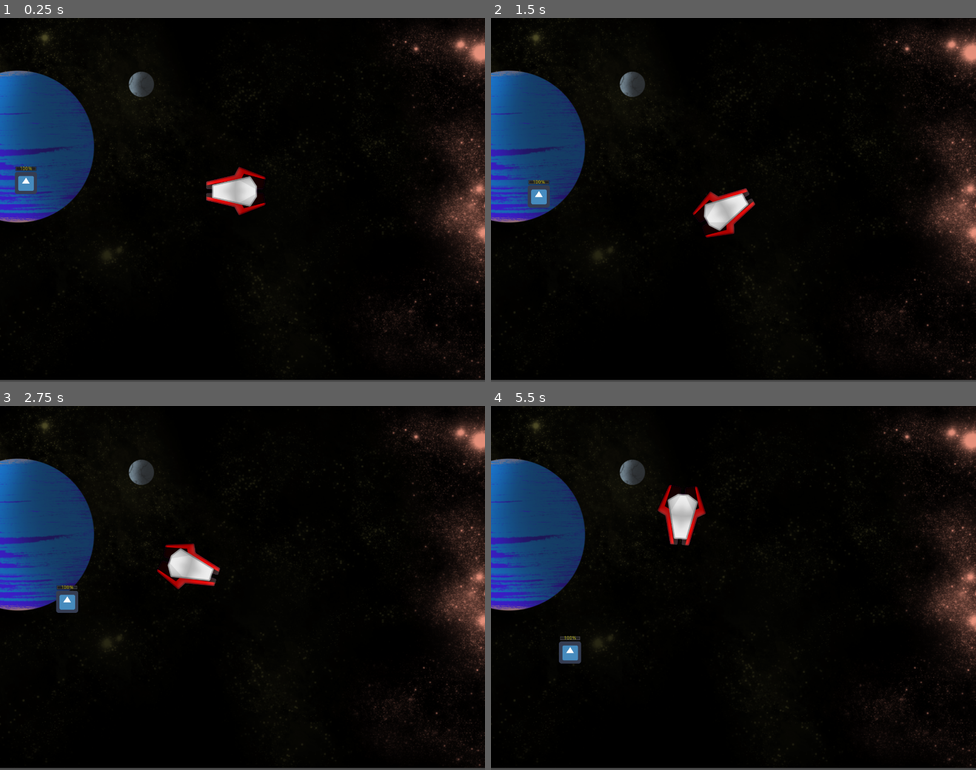
Above: before the commit, frames 1-4 (two rows, left to right).
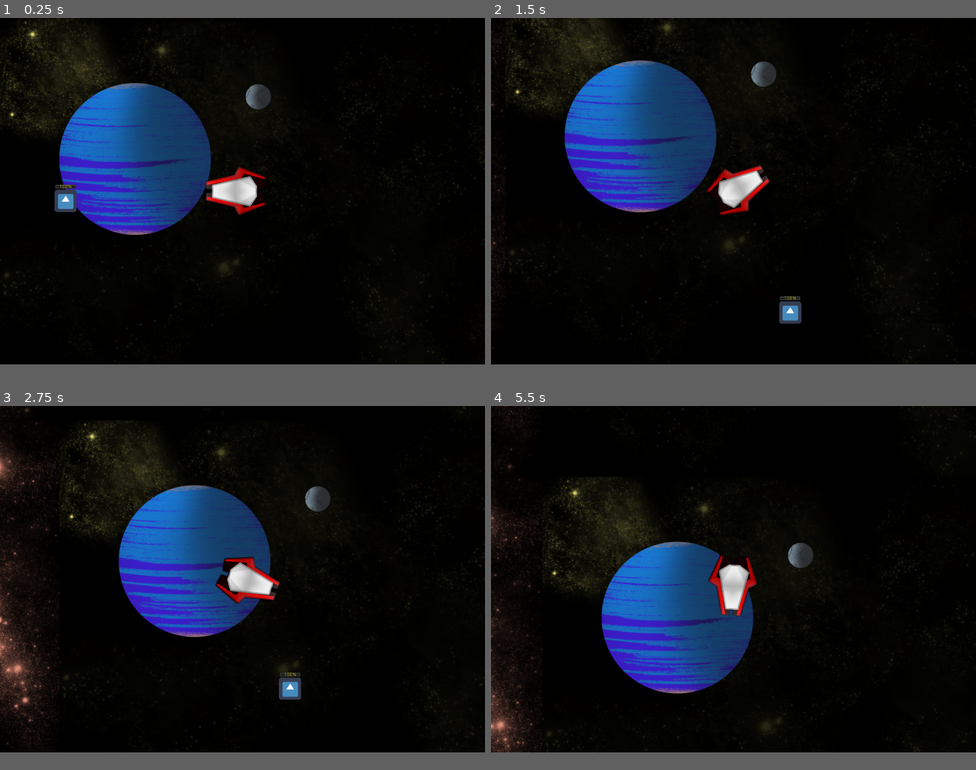
Above: after the commit, the same moments.

Repository: orelll/SpaceShooter
Game: Godot game, scene res://Player.tscn
The game is run twice, just before and just after one commit, with the same random seed, the same clock (stepped at 60 frames per second) and the same inputs. The engine's default icon, where the game draws it, is replaced by a stand-in: a white triangle on a blue panel in a dark square.
Inputs:
- Up to frame 1 (0.25 s): no input
- Up to frame 2 (1.5 s): tap Enter (ui_accept) at 0.5, 0.77 s; hold Right (ui_right) 0.53-1.28 s; hold Down (ui_down) from 1.28 s (still down)
- Up to frame 3 (2.75 s): tap Enter (ui_accept) at 1.52 s; release Down (ui_down) at 2.03 s; hold Right (ui_right) from 2.03 s (still down)
- Up to frame 4 (5.5 s): release Right (ui_right) at 2.78 s; hold Up (ui_up) 2.78-3.53 s; tap Enter (ui_accept) at 3.02, 3.77, 4.52 s; hold Left (ui_left) 3.53-5.03 s; hold Down (ui_down) from 5.03 s (still down)
In our replay, the window is 800x600 before the commit and 800x571 after it. These sizes can differ from the game's own. Grey fills any space a smaller window leaves; there, only what the larger window draws over its background counts as a difference.

The runs differ from the first frame. In frame 1, 22% of the frame differs, in the area x 0-100%, y 0-100%; in frame 2, 25%; in frame 3, 26%; in frame 4, 26%.
Error before the commit: Invalid call. Nonexistent function 'add_child' in base 'Vector2'. (res://Player.gd:77)
Error after the commit: Invalid call. Nonexistent function 'add_child' in base 'Vector2'. (res://Player.gd:70)

Commit message:
to jest w miarę ok

Diff:
--- /dev/null
+++ b/AnimatedSprite.gd
@@ -0,0 +1,12 @@
+#extends AnimatedSprite
+#
+#func _ready():
+#	get_tree().get_root().connect("size_changed", self, "on_resize")
+#
+#func on_resize():
+#	var viewportWidth = get_viewport().size.x
+#	var viewportHeight = get_viewport().size.y
+#	var scale = viewportWidth / this.texture.get_size().x
+#
+#	$ParallaxBackground/ParallaxLayer/AnimatedSprite.set_position(Vector2(viewportWidth/2, viewportHeight/2))
+#	$ParallaxBackground/ParallaxLayer/AnimatedSprite.set_scale(Vector2(scale, scale))
--- a/Player.gd
+++ b/Player.gd
@@ -12,20 +12,13 @@
 
 # Called when the node enters the scene tree for the first time.
 func _ready():
-	#OS.set_window_maximized(true)
-	OS.window_size = Vector2(1400,1050)
-	print('viewport size: ' + str(get_viewport().size))
-	print('root size: ' + str(get_tree().get_root().size))
+
 	screen_size = get_viewport().size
 	root = get_tree().get_root().size
 	hide()
 	var pos = Vector2(screen_size.x / 2, screen_size.y / 2)
 	start(pos)
 	spawn_target()
-	get_tree().get_root().connect("size_changed", self, "myfunc")
-
-func myfunc():
-    print("Resizing: ", get_viewport_rect().size)
 
 func start(pos):
     position = pos
@@ -66,8 +59,8 @@
 	rotation += rotation_dir * rotation_speed * delta
 	velocity = move_and_slide(velocity)
 
-	position.x = clamp(position.x, 0, screen_size.x)
-	position.y = clamp(position.y, 0, screen_size.y)
+#	position.x = clamp(position.x, 0, screen_size.x)
+#	position.y = clamp(position.y, 0, screen_size.y)
 
 func shot():
 	var found = load("res://Shot.tscn")
@@ -92,14 +85,3 @@
 	root.call_deferred("add_child",targetInstance)
 	targetInstance.show()
 	print(str(targetInstance.position))
-
-
-
-func _on_AnimatedSprite_item_rect_changed():
-	print('viewport size: ' + str(get_viewport().size))
-	print('root size: ' + str(get_tree().get_root().size))
-
-
-func _on_Node2D_item_rect_changed():
-	print('viewport size: ' + str(get_viewport().size))
-	print('root size: ' + str(get_tree().get_root().size))
--- a/Player.tscn
+++ b/Player.tscn
@@ -15,14 +15,6 @@
 [sub_resource type="CapsuleShape2D" id=2]
 radius = 68.2774
 height = 34.4258
-
-[sub_resource type="SpriteFrames" id=3]
-animations = [ {
-"frames": [ ExtResource( 3 ) ],
-"loop": true,
-"name": "default",
-"speed": 5.0
-} ]
 
 [node name="Node2D" type="Node2D"]
 
@@ -41,10 +33,14 @@
 rotation = -1.59942
 shape = SubResource( 2 )
 
+[node name="Camera2D" type="Camera2D" parent="Player"]
+current = true
+
 [node name="ParallaxBackground" type="ParallaxBackground" parent="."]
 
 [node name="ParallaxLayer" type="ParallaxLayer" parent="ParallaxBackground"]
+motion_mirroring = Vector2( 1920, 1080 )
 
-[node name="AnimatedSprite" type="AnimatedSprite" parent="ParallaxBackground/ParallaxLayer"]
-position = Vector2( 622.665, 503.991 )
-frames = SubResource( 3 )
+[node name="Sprite" type="Sprite" parent="ParallaxBackground/ParallaxLayer"]
+texture = ExtResource( 3 )
+centered = false
--- a/project.godot
+++ b/project.godot
@@ -23,6 +23,8 @@
 
 window/size/width=1400
 window/size/height=1000
+window/stretch/mode="viewport"
+window/stretch/aspect="keep_width"
 
 [rendering]
 
--- a/target.gd
+++ b/target.gd
@@ -7,16 +7,28 @@
 var angle
 var angleChanged = false
 var direction = Vector2(1,1)
-var screen_size = Vector2(500,500)
+var screen_size
 var velocity = Vector2()
 
 func _ready():
+	update_screen_size()
 	$Health.value = 100
 	changeAngle()
 	show()
 	$AnimatedSprite.play("default")
 
+func _on_screen_exited():
+	var player = find_node_by_name(get_tree().get_root(), "Player")
+	direction.x = direction.x * -1
+	direction.y = direction.y * -1
+	print('exited screen! Direction: ' + str(direction))
+
+
+func update_screen_size():
+	screen_size = get_viewport().size
+
 func _physics_process(delta):
+	update_screen_size()
 
 	if OS.get_time().second % 2 == 0 and !angleChanged:
 		changeAngle()
@@ -26,17 +38,6 @@
 
 	ProcessVelocity()
 
-	var checkX = clamp(velocity.x, 0, screen_size.x)
-	var checkY = clamp(velocity.y, 0, screen_size.y)
-
-	if checkX != velocity.x:
-		direction.x = direction.x * -1
-		ProcessVelocity()
-
-	if checkY != velocity.y:
-		direction.y = direction.y * -1
-		ProcessVelocity()
-
 	var collision = move_and_collide(velocity)
 
 	if collision != null:
@@ -44,11 +45,9 @@
 		if collision.collider.name == 'Shot':
 			GotHit(collision.collider)
 
-	position.x = clamp(position.x, 0, screen_size.x)
-	position.y = clamp(position.y, 0, screen_size.y)
 
 func ProcessVelocity():
-	velocity = Vector2(sin(angle) * movementSpeed, cos(angle) * movementSpeed).rotated(rotation)
+	velocity = Vector2(sin(angle) * movementSpeed * movementSpeedMultiplier * direction.x, cos(angle) * movementSpeed * movementSpeedMultiplier * direction.y).rotated(rotation)
 
 func changeAngle():
 	angle = rng.randi_range(0, 360)
@@ -76,3 +75,6 @@
 			return found
 
 	return null
+
+func _on_Notifier_viewport_exited(viewport):
+	_on_screen_exited()
--- a/target.tscn
+++ b/target.tscn
@@ -35,3 +35,8 @@
 custom_colors/font_color = Color( 0.792157, 0.764706, 0.101961, 1 )
 custom_colors/font_color_shadow = Color( 0.647059, 0.592157, 0.592157, 1 )
 value = 50.0
+
+[node name="Notifier" type="VisibilityNotifier2D" parent="target"]
+position = Vector2( -0.349845, -8.74607 )
+scale = Vector2( 3.15736, 3.99699 )
+[connection signal="viewport_exited" from="target/Notifier" to="target" method="_on_Notifier_viewport_exited"]
Not shown: 1 places in Player.tscn that only renumber resources
